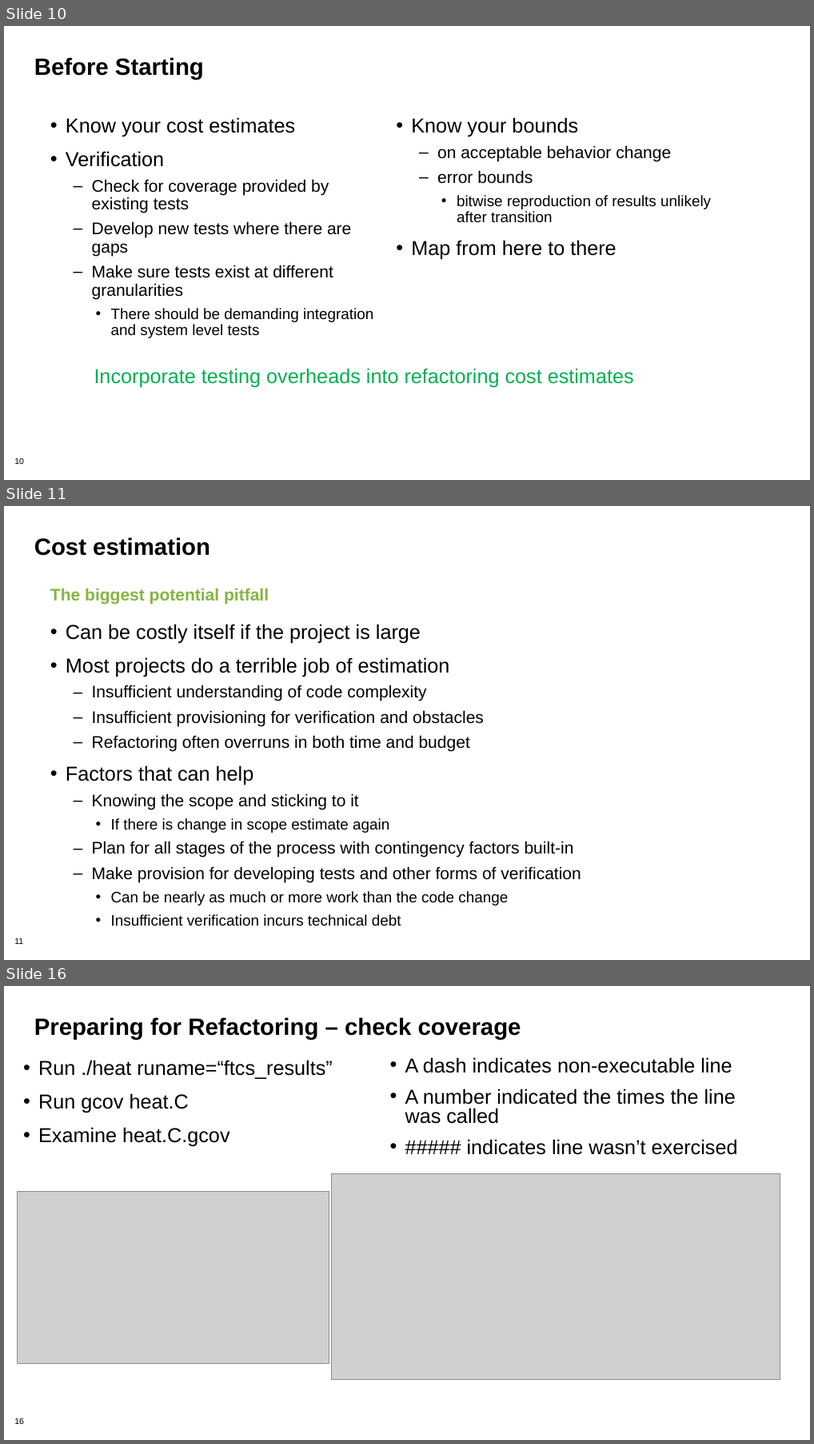
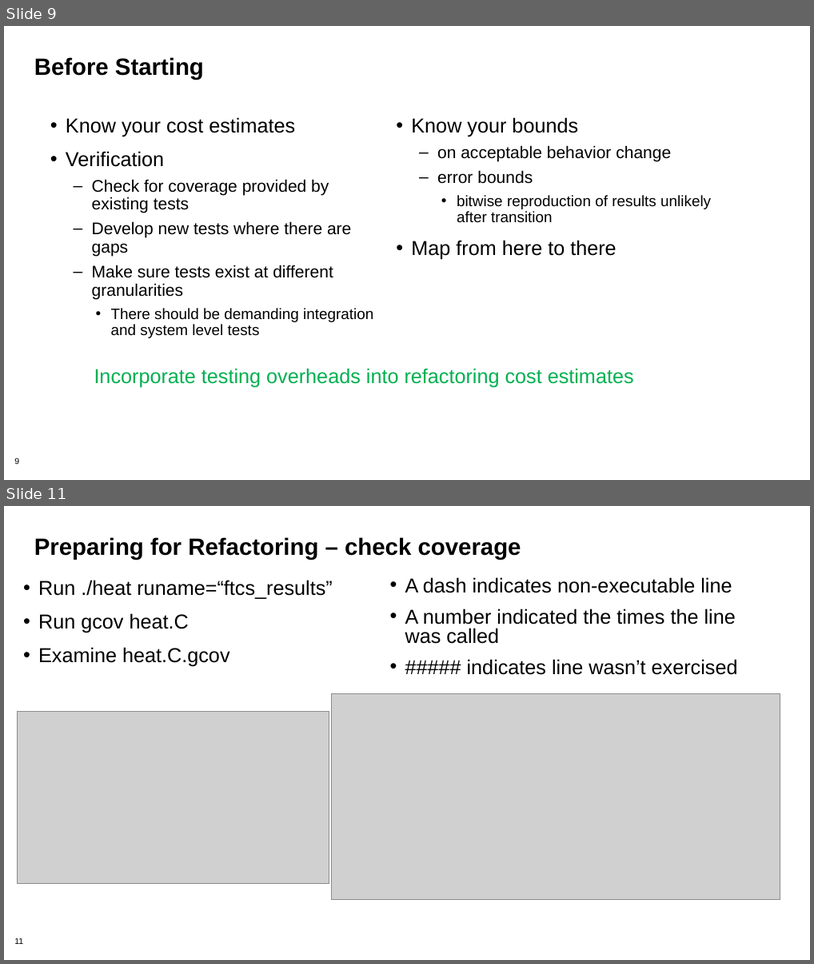
Before and after one commit to bssw-tutorial/presentations, a slide deck: refactoring.pptx. Shown one above the other, each under a label of ours: slides 10, 11 and 16 before the commit, slides 9 and 11 after it; the slides between them are not shown. The pictures are 814x1444 and 814x964 pixels, drawn with LibreOffice and Linux fonts; fonts in the diff are those of the drawing; grey boxes stand for pictures; background and template pictures are left out. Boxes give left, top, right and bottom in pixels: in the first picture for what was removed or moved away, otherwise in the second. Text is boxed around its words. In the diff, an @@ line names an element or a change of style, - is before the commit and + after.

Commit message:
Use ISS presentations as the starting point for ISC for most modules.

```diff
--- a/refactoring.pptx
+++ b/refactoring.pptx
@@ slide 11 removed at box(4, 506, 810, 960), background #FFFFFF; not listed: 1 template element that a slide beside it also shows @@
@@ title removed at box(34, 537, 210, 556) @@
-Cost estimation
@@ text removed at box(50, 588, 269, 604) @@
-The biggest potential pitfall
@@ text removed at box(66, 624, 581, 905) @@
-• Can be costly itself if the project is large
-• Most projects do a terrible job of estimation
-  – Insufficient understanding of code complexity
-  – Insufficient provisioning for verification and obstacles
-  – Refactoring often overruns in both time and budget
-• Factors that can help
-  – Knowing the scope and sticking to it
-    • If there is change in scope estimate again
-  – Plan for all stages of the process with contingency factors built-in
-  – Make provision for developing tests and other forms of verification
-    • Can be nearly as much or more work than the code change
-    • Insufficient verification incurs technical debt
@@ what was slide 10 is now slide 9 @@
@@ page number at box(14, 457, 19, 464): text changed @@
-10
+9
@@ what was slide 16 is now slide 11 @@
@@ page number at box(14, 937, 23, 944): text changed @@
-16
+11
```
Also in this commit, not shown: 3 slides changed, 5 slides added, 9 other slides removed, 3 other files.
